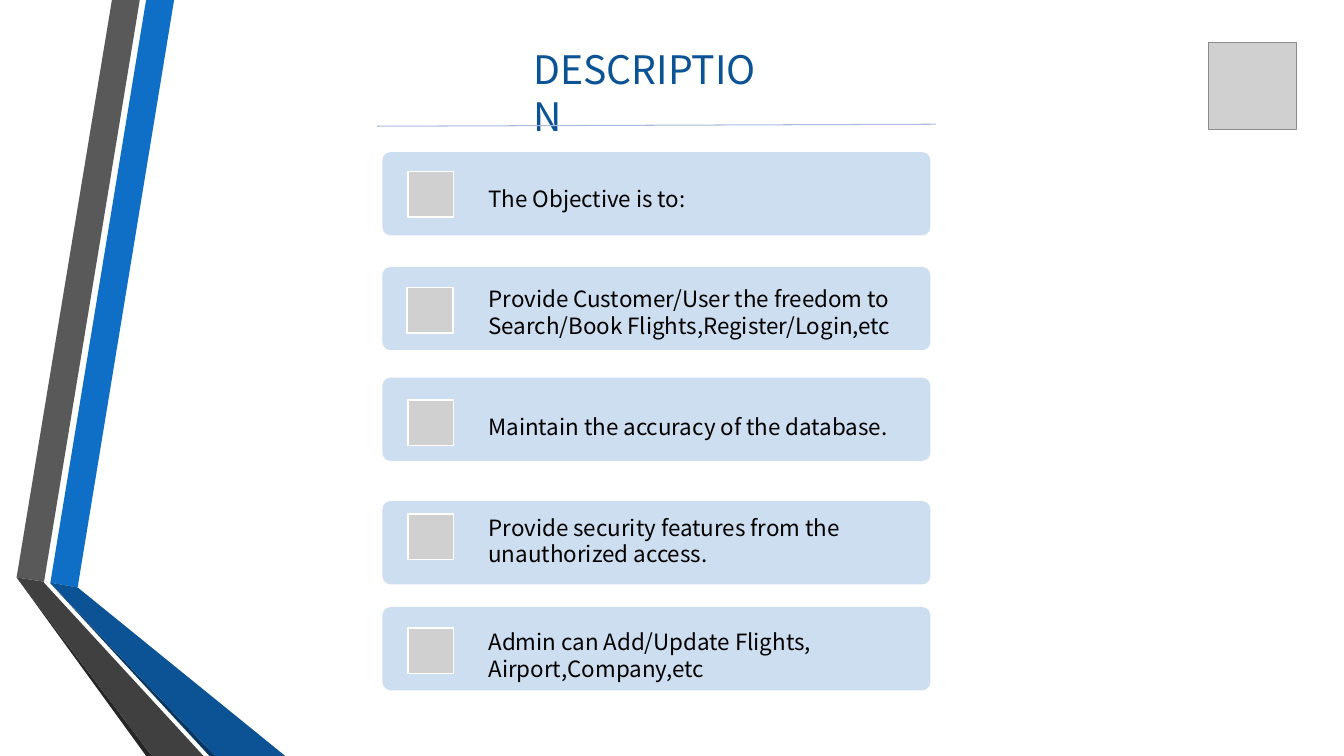
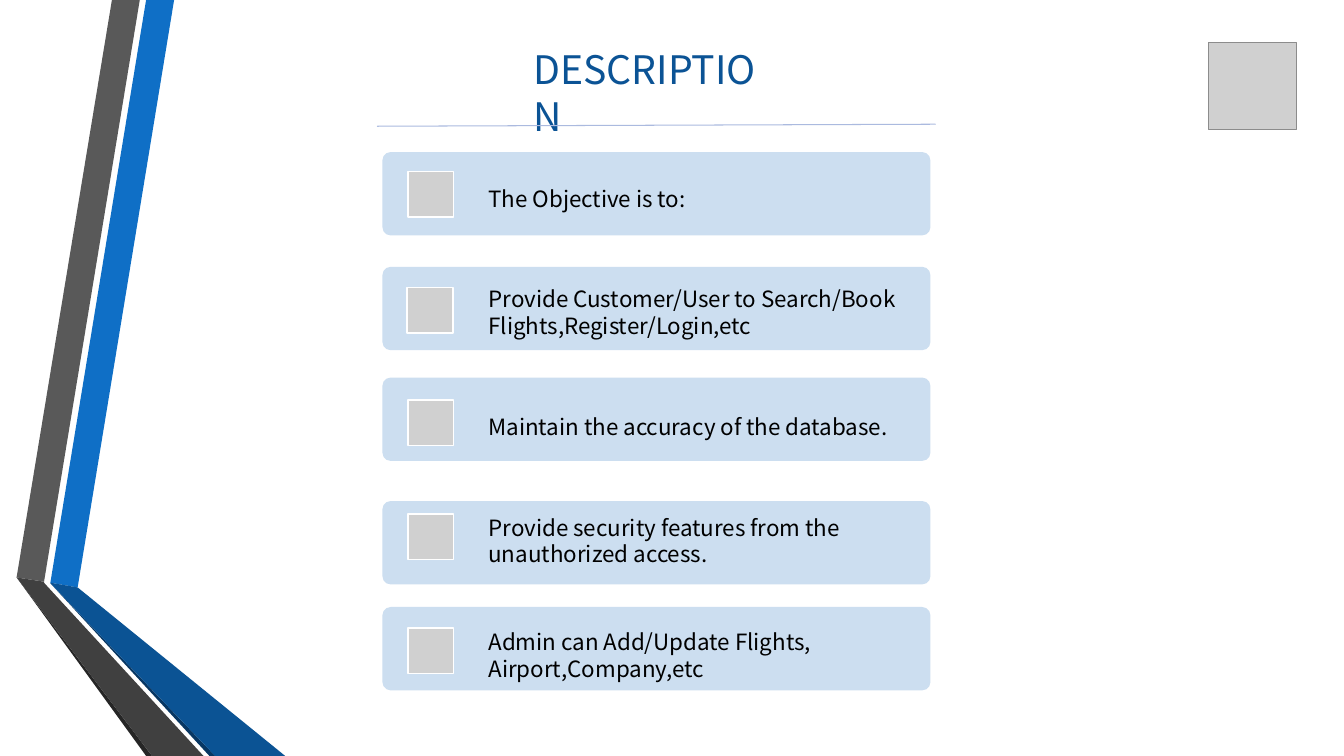
Before and after one commit to vikasdhiman0635/Airline_Reservation, a slide deck: slide 3 of Document/EchoFlightsPPT.pptx. Drawn at 1344x756 pixels with LibreOffice and Linux fonts; fonts in the diff are those of the drawing; grey boxes stand for pictures; background and template pictures are left out. Boxes give left, top, right and bottom in pixels: in the first picture for what was removed or moved away, otherwise in the second. Text is boxed around its words. In the diff, an @@ line names an element or a change of style, - is before the commit and + after.

```diff
--- a/Document/EchoFlightsPPT.pptx
+++ b/Document/EchoFlightsPPT.pptx
@@ text at <box>488,289,895,340</box>: text changed @@
-Provide Customer/User the freedom to Search/Book Flights,Register/Login,etc
+Provide Customer/User to Search/Book Flights,Register/Login,etc
```
Also in this commit, not shown: 7 other slides changed, 2 slides added, 1 slide removed, 9 other files.
